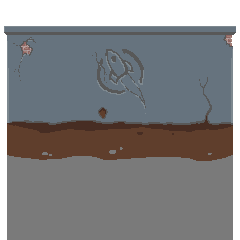
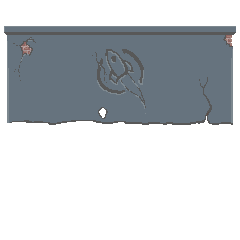
Revision of a layered 240px x 240px image; what changed, layer by layer:
painted on "Layer 2(pasted)" over (x1=64, y1=108, x2=192, y2=192)
painted on "Layer 1" over (x1=7, y1=108, x2=233, y2=240)
